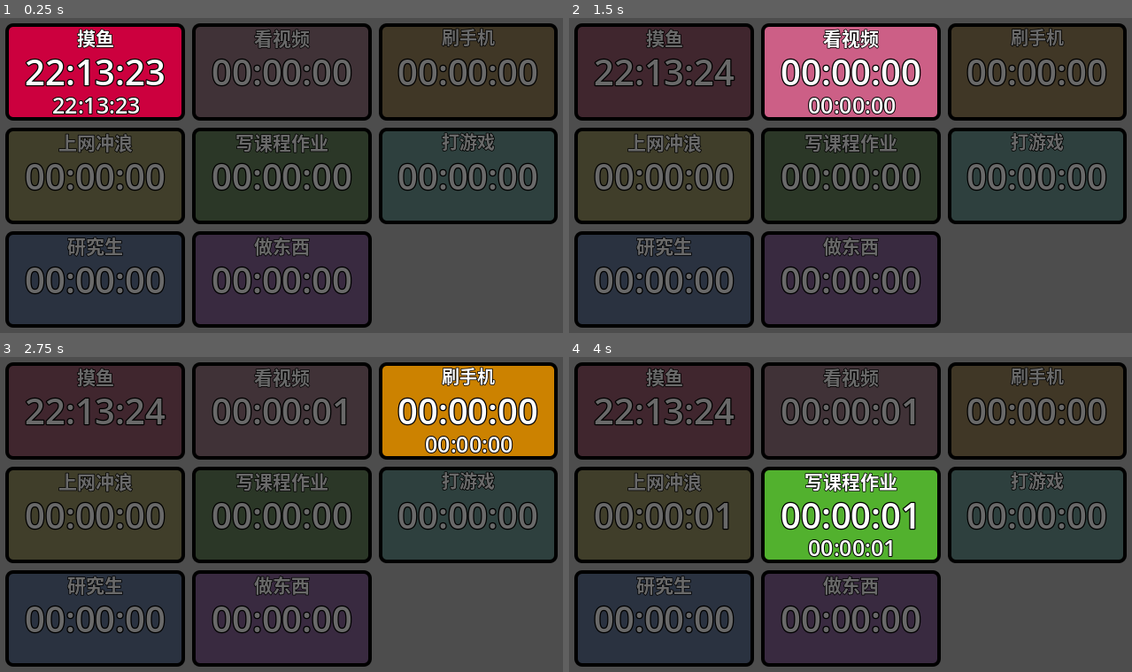
Above: before the commit, frames 1-4 (two rows, left to right).
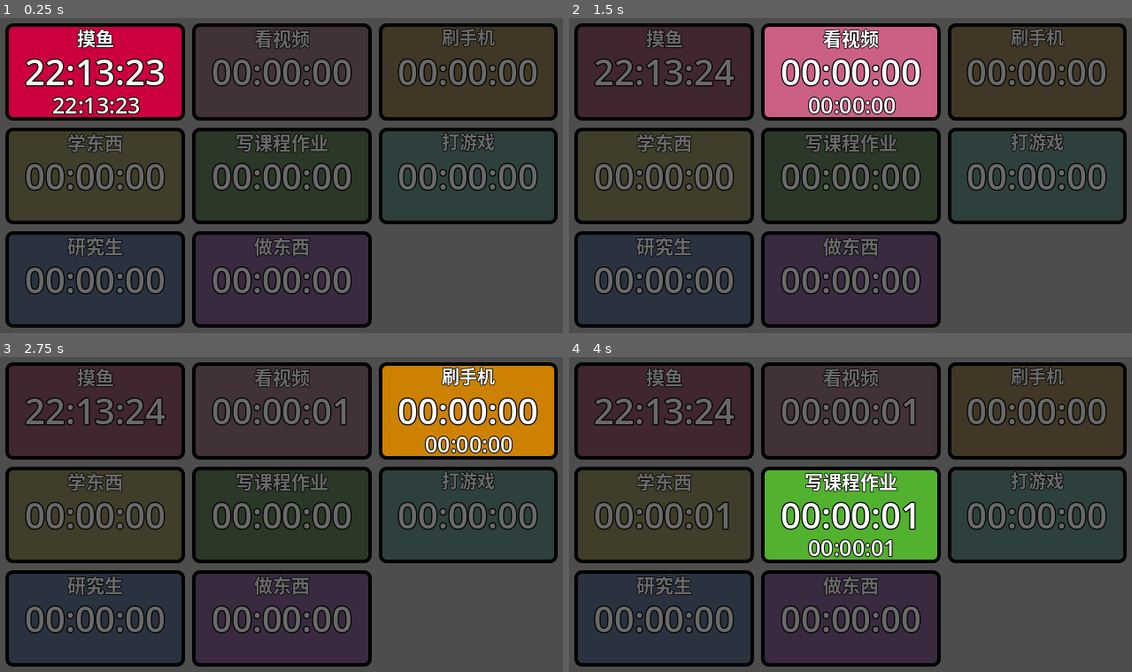
Above: after the commit, the same moments.

Repository: febilly/timer
Game: Godot game, scene res://main.tscn
Same seed, same stepped clock (60 frames per second), same inputs: the game is played once before the commit and once after it.
Inputs (mouse positions are in pixels of both pictures, inside the frame that each line leads up to):
- Up to frame 1 (0.25 s): no input
- Up to frame 2 (1.5 s): click (664, 71) at 0.5 s; click (850, 71) at 1.25 s
- Up to frame 3 (2.75 s): click (467, 410) at 2 s
- Up to frame 4 (4 s): click (664, 514) at 2.75 s; click (850, 514) at 3.5 s

The runs differ from the first frame. In frame 1, 0.5% of the frame differs, in the area x 10-24%, y 36-43%; in frame 2, 0.5%; in frame 3, 0.5%; in frame 4, 0.5%.

Commit message:
我也不知道改啥了

Diff:
--- a/Scripts/timer_type_list.gd
+++ b/Scripts/timer_type_list.gd
@@ -8,7 +8,7 @@
 	TimerType.create("摸鱼", Color("#ff004d")),
 	TimerType.create("看视频", Color("#ff77a8")),
 	TimerType.create("刷手机", Color("#ffa300")),
-	TimerType.create("上网冲浪", Color("#ffec27")),
+	TimerType.create("学东西", Color("#ffec27")),
 	TimerType.create("写课程作业", Color("#66dd3a")),
 	TimerType.create("打游戏", Color("#4dffea")),
 	TimerType.create("研究生", Color("#297bff")),
Not shown, changed: export_presets.cfg
